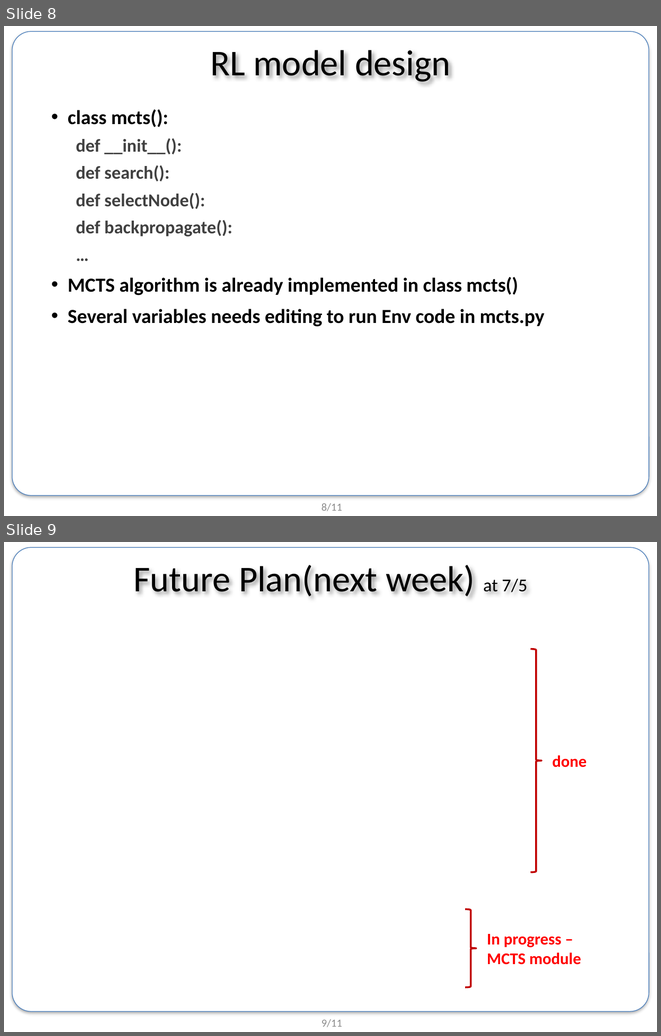
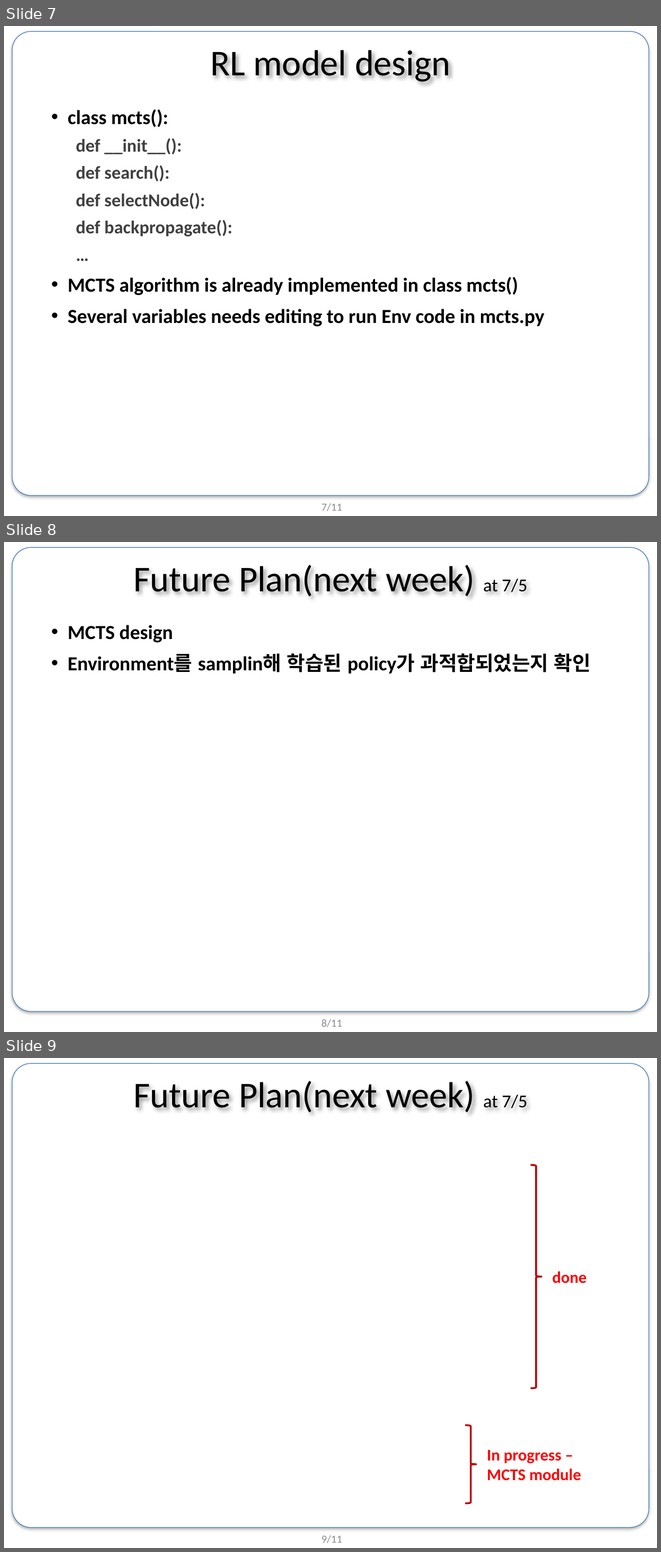
Before and after one commit to BongSangKim/UGRP, a slide deck: Survey meeting/0719 survey/190719 UGRP 발표자료.pptx. Shown one above the other, each under a label of ours: slides 8 and 9 before the commit, slides 7, 8 and 9 after it. The pictures are 661x1036 and 661x1552 pixels, drawn with LibreOffice and Linux fonts; fonts in the diff are those of the drawing; grey boxes stand for pictures; background and template pictures are left out. Boxes give left, top, right and bottom in pixels: in the first picture for what was removed or moved away, otherwise in the second. Text is boxed around its words. In the diff, an @@ line names an element or a change of style, - is before the commit and + after.

Commit message:
7/18 학습가능한 MCTS 코드초기형

```diff
--- a/Survey meeting/0719 survey/190719 UGRP 발표자료.pptx
+++ b/Survey meeting/0719 survey/190719 UGRP 발표자료.pptx
@@ slide 8 added at (4,542,657,1032), background #FFFFFF; not listed: 2 template elements that a slide beside it also shows @@
@@ title added at (133,565,527,597), 40 pt, text #000000 @@
+Future Plan(next week) at 7/5
@@ text added at (68,625,591,673), 22 pt, text #000000, bold @@
+• MCTS design
+• Environment를 samplin해 학습된 policy가 과적합되었는지 확인
@@ what was slide 8 is now slide 7 @@
@@ page number at (321,503,342,511): text changed @@
-8/11
+7/11
```
Also in this commit, not shown: 3 slides changed, 1 other slide added, 2 slides removed, 4 other files.
